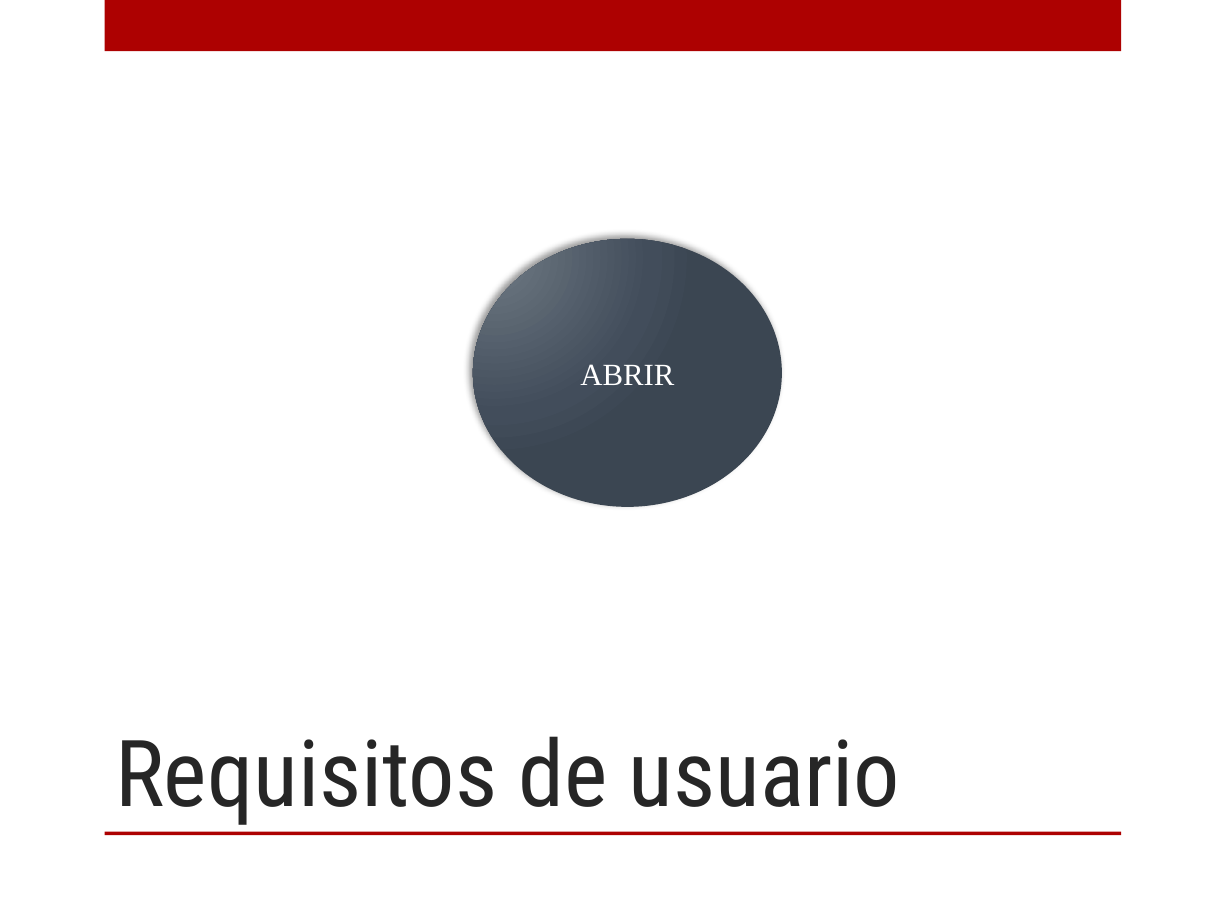
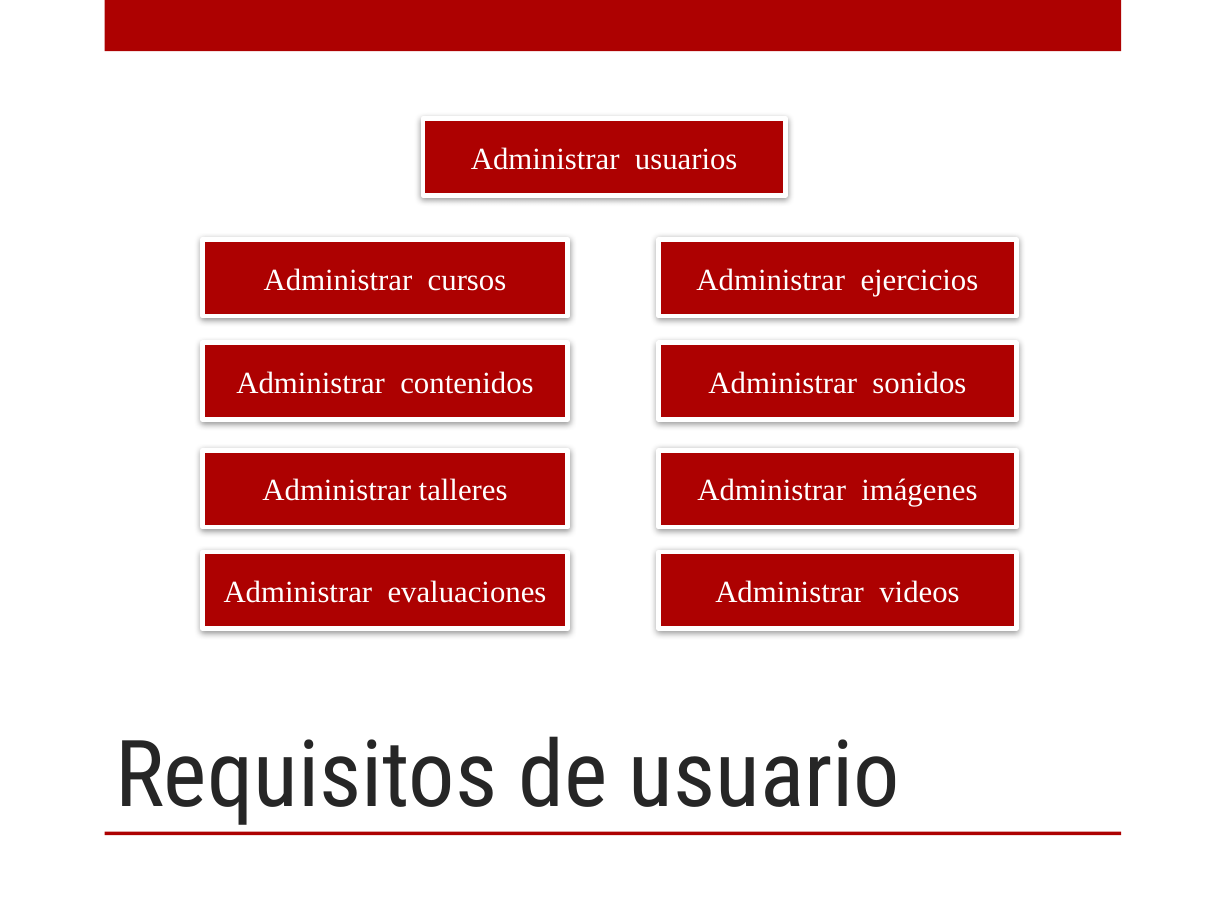
Before and after one commit to OscarMesa/MathForDummies, a slide deck: slide 6 of archivos/documentacion/Presentacion/Presentacion.pptx. Drawn at 1232x924 pixels with LibreOffice and Linux fonts; fonts in the diff are those of the drawing; background and template pictures are left out. Boxes give left, top, right and bottom in pixels: in the first picture for what was removed or moved away, otherwise in the second. Text is boxed around its words. In the diff, an @@ line names an element or a change of style, - is before the commit and + after.

```diff
--- a/archivos/documentacion/Presentacion/Presentacion.pptx
+++ b/archivos/documentacion/Presentacion/Presentacion.pptx
@@ rectangle added at box(423, 118, 785, 195), fill #AD0101, outline #FFFFFF 2.75 pt, 18 pt, text #FFFFFF @@
+Administrar usuarios
@@ rectangle added at box(202, 239, 567, 315), fill #AD0101, outline #FFFFFF 2.75 pt, 18 pt, text #FFFFFF @@
+Administrar cursos
@@ ellipse removed at box(473, 239, 782, 508) @@
-ABRIR
@@ rectangle added at box(659, 239, 1016, 315), fill #AD0101, outline #FFFFFF 2.75 pt, 18 pt, text #FFFFFF @@
+Administrar ejercicios
@@ rectangle added at box(202, 342, 567, 419), fill #AD0101, outline #FFFFFF 2.75 pt, 18 pt, text #FFFFFF @@
+Administrar contenidos
@@ rectangle added at box(659, 342, 1016, 419), fill #AD0101, outline #FFFFFF 2.75 pt, 18 pt, text #FFFFFF @@
+Administrar sonidos
@@ rectangle added at box(202, 450, 567, 526), fill #AD0101, outline #FFFFFF 2.75 pt, 18 pt, text #FFFFFF @@
+Administrar talleres
@@ rectangle added at box(659, 450, 1016, 526), fill #AD0101, outline #FFFFFF 2.75 pt, 18 pt, text #FFFFFF @@
+Administrar imágenes
@@ rectangle added at box(202, 552, 567, 628), fill #AD0101, outline #FFFFFF 2.75 pt, 18 pt, text #FFFFFF @@
+Administrar evaluaciones
@@ rectangle added at box(659, 552, 1016, 628), fill #AD0101, outline #FFFFFF 2.75 pt, 18 pt, text #FFFFFF @@
+Administrar videos
```
Also in this commit, not shown: 3 other slides changed, 2 slides added, 2 slides removed.
